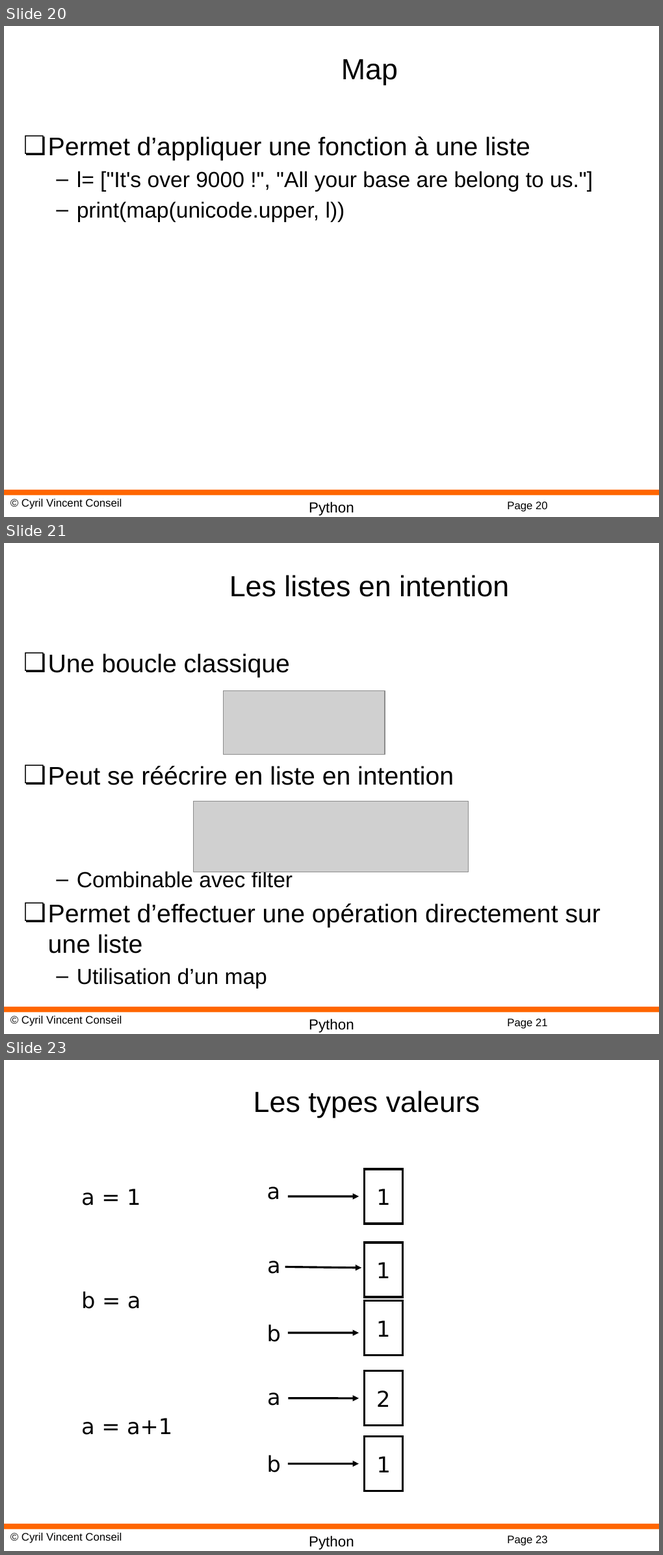
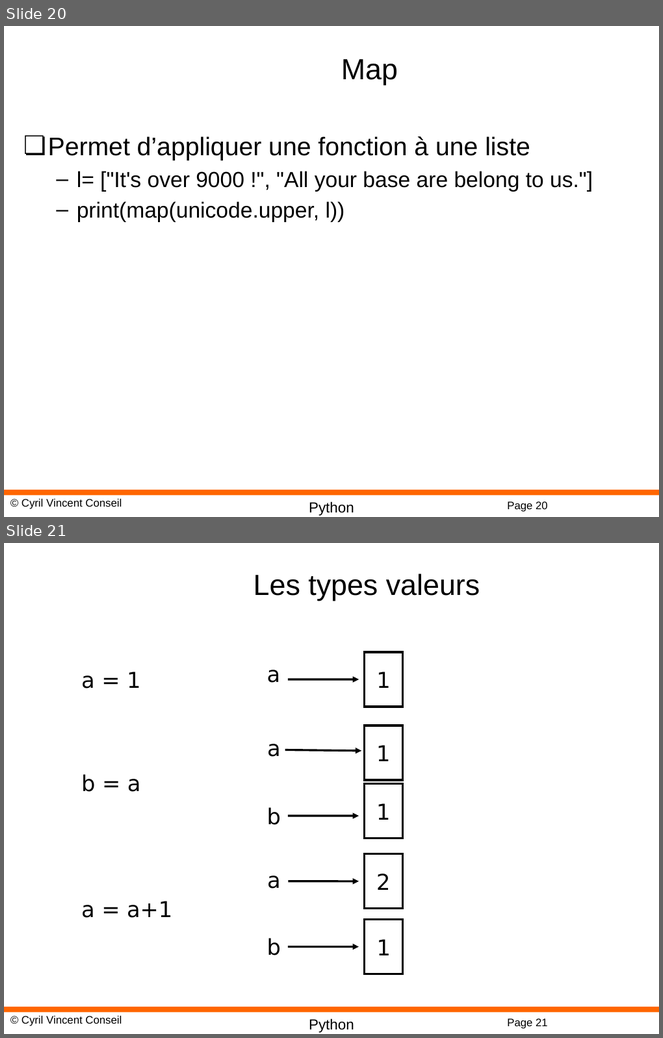
Before and after one commit to cyrilvincent/math, a slide deck: ppt/PythonMath02-Python.pptx. Shown one above the other, each under a label of ours: slides 20, 21 and 23 before the commit, slides 20 and 21 after it; the slides between them are not shown. The pictures are 663x1555 and 663x1038 pixels, drawn with LibreOffice and Linux fonts; fonts in the diff are those of the drawing; grey boxes stand for pictures; background and template pictures are left out. Boxes give left, top, right and bottom in pixels: in the first picture for what was removed or moved away, otherwise in the second. Text is boxed around its words. In the diff, an @@ line names an element or a change of style, - is before the commit and + after.

```diff
--- a/ppt/PythonMath02-Python.pptx
+++ b/ppt/PythonMath02-Python.pptx
@@ slide 21 removed at (x1=4, y1=543, x2=659, y2=1034), background #FFFFFF; not listed: 4 template elements that a slide beside it also shows @@
@@ title removed at (x1=230, y1=575, x2=509, y2=597) @@
-Les listes en intention
@@ text removed at (x1=48, y1=653, x2=601, y2=989) @@
-❏ Une boucle classique
-❏ Peut se réécrire en liste en intention
-  – Combinable avec filter
-❏ Permet d’effectuer une opération directement sur une liste
-  – Utilisation d’un map
@@ picture removed at (x1=224, y1=691, x2=386, y2=755) @@
@@ picture removed at (x1=193, y1=801, x2=469, y2=872) @@
@@ what was slide 23 is now slide 21 @@
@@ page number at (x1=507, y1=1019, x2=548, y2=1029): text changed @@
-Page 23
+Page 21
```
Also in this commit, not shown: 1 other slide removed, 2 other files.
